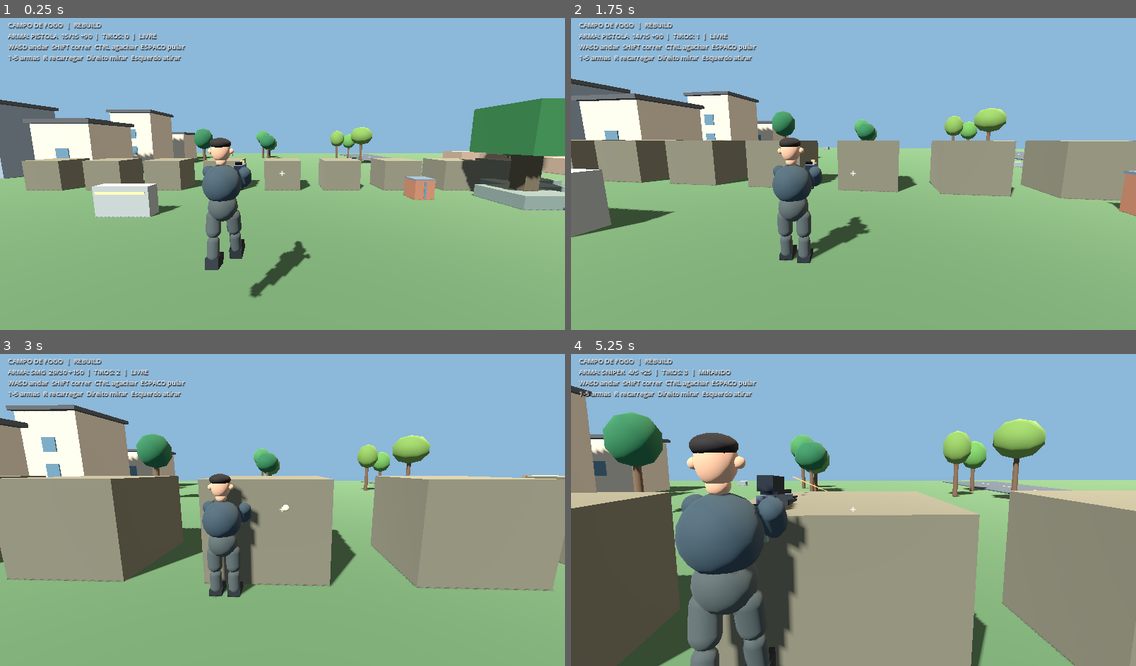
Above: before the commit, frames 1-4 (two rows, left to right).
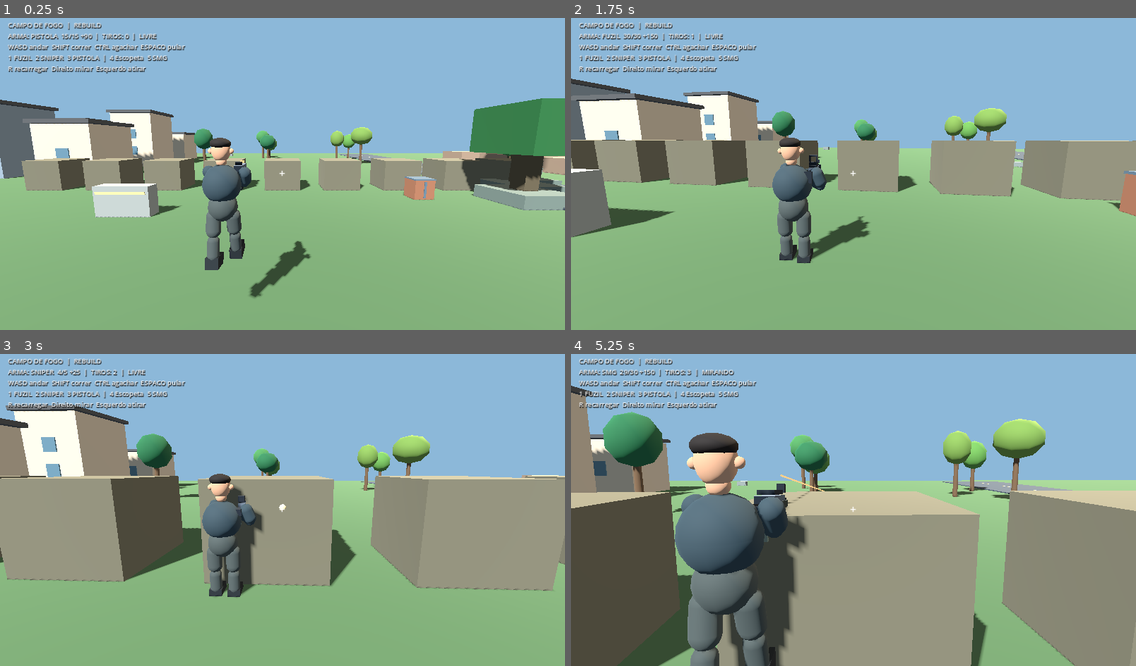
Above: after the commit, the same moments.

Repository: jaime66fla-crypto/gameteste
Game: Godot game, scene res://scenes/main.tscn
The game is run twice, just before and just after one commit, with the same random seed, the same clock (stepped at 60 frames per second) and the same inputs.
Inputs (mouse positions are in pixels of both pictures, inside the frame that each line leads up to):
- Up to frame 1 (0.25 s): no input
- Up to frame 2 (1.75 s): tap Enter at 0.5 s; move the mouse to (881, 170) at 0.52 s; hold Right mouse button (aim) 0.53-1.28 s; hold W (move_forward) from 0.53 s (still down); click (881, 170) at 0.67 s; tap Space (jump) at 0.77, 1.52 s; tap Ctrl (crouch) at 0.8, 1.35 s; move the mouse to (825, 174) at 1.27 s; tap 1 at 1.55 s
- Up to frame 3 (3 s): keep holding W (move_forward); move the mouse to (293, 500) at 2.02 s; tap 1 at 2.1 s; tap 2 at 2.3, 2.85 s; move the mouse to (276, 513) at 2.77 s; click (276, 513) at 2.92 s
- Up to frame 4 (5.25 s): keep holding W (move_forward); tap Space (jump) at 3.02, 3.77, 4.52 s; tap 3 at 3.05, 3.6 s; move the mouse to (893, 510) at 3.52 s; tap 4 at 3.8, 4.35 s; tap R (reload) at 4.15 s; move the mouse to (808, 503) at 4.27 s; tap 5 at 4.55, 5.1 s; move the mouse to (859, 506) at 5.02 s; hold Right mouse button (aim) from 5.03 s (still down); click (859, 506) at 5.17 s

The runs differ from the first frame. In frame 1, 0.7% of the frame differs, in the area x 1-33%, y 11-18%; in frame 2, 1.4%; in frame 3, 1.3%; in frame 4, 1.5%, in the area x 1-46%, y 4-51%.

Commit message:
feat(godot): map rifle sniper pistol to 1-3 and refine tactical rifle

Diff:
--- a/godot/scripts/avatar/avatar_controller.gd
+++ b/godot/scripts/avatar/avatar_controller.gd
@@ -11,6 +11,9 @@
 var head: Node3D
 var locomotion_time := 0.0
 var smoothed_move := 0.0
+var long_weapon := false
+var right_grip := Vector3(0, -0.15, -0.08)
+var left_grip := Vector3(-0.065, -0.14, -0.09)
 
 func _ready() -> void:
     _assemble()
@@ -97,6 +100,21 @@
     weapon_mount.position = Vector3(0.18, 1.44, -0.42)
     add_child(weapon_mount)
 
+func configure_weapon(weapon_id: String, model_scale: float = 1.0) -> void:
+    long_weapon = weapon_id in ["rifle", "sniper"]
+    if long_weapon:
+        weapon_mount.position.x = 0.28
+        weapon_mount.position.z = -0.16
+        left_arm.position = Vector3(-0.24, 0.45, -0.20)
+        right_grip = Vector3(0, -0.18, -0.21) * model_scale
+        left_grip = (Vector3(-0.05, -0.035, -0.6355) if weapon_id == "sniper" else Vector3(-0.05, -0.14, -0.68)) * model_scale
+    else:
+        weapon_mount.position.x = 0.18
+        weapon_mount.position.z = -0.42
+        left_arm.position = Vector3(-0.31, 0.45, -0.10)
+        right_grip = Vector3(0, -0.15, -0.08)
+        left_grip = Vector3(-0.065, -0.14, -0.09)
+
 func _build_leg(part_name: String, x: float, pants: Material, boots: Material) -> Node3D:
     var pivot := Node3D.new()
     pivot.name = part_name
@@ -141,13 +159,13 @@
     torso.rotation.x = lerpf(torso.rotation.x, 0.08 if running else (0.045 if aiming else 0.0), blend)
     hips.position.y = lerpf(hips.position.y, 0.70 if crouched else 0.96, blend)
     head.rotation.x = lerpf(head.rotation.x, -0.06 if aiming else 0.0, blend)
-    var hold_height := 1.48 if aiming else 1.44
+    var hold_height := (1.54 if aiming else 1.50) if long_weapon else (1.48 if aiming else 1.44)
     weapon_mount.position.y = lerpf(weapon_mount.position.y, hold_height - (0.26 if crouched else 0.0), blend)
     weapon_mount.rotation.x = lerpf(weapon_mount.rotation.x, -0.08 if aiming else 0.0, blend)
     # Solve after torso, crouch and mount changes so the hands follow the gun.
     if not reloading:
-        _align_hand(right_arm, Vector3(0, -0.15, -0.08), 1.0, blend)
-        _align_hand(left_arm, Vector3(-0.065, -0.14, -0.09), -1.0, blend)
+        _align_hand(right_arm, right_grip, 1.0, blend)
+        _align_hand(left_arm, left_grip, -1.0, blend)
 
 func _align_hand(shoulder: Node3D, grip: Vector3, side: float, blend: float) -> void:
     var elbow := shoulder.get_node("Elbow") as Node3D
--- a/godot/scripts/main.gd
+++ b/godot/scripts/main.gd
@@ -114,4 +114,4 @@
 
 func _process(_delta: float) -> void:
     if player and hud:
-        hud.text = "CAMPO DE FOGO  |  REBUILD\n" + player.status_text() + "\nWASD andar  SHIFT correr  CTRL agachar  ESPACO pular\n1-5 armas  R recarregar  Direito mirar  Esquerdo atirar"
+        hud.text = "CAMPO DE FOGO  |  REBUILD\n" + player.status_text() + "\nWASD andar  SHIFT correr  CTRL agachar  ESPACO pular\n1 FUZIL  2 SNIPER  3 PISTOLA  |  4 Escopeta  5 SMG\nR recarregar  Direito mirar  Esquerdo atirar"
--- a/godot/scripts/player.gd
+++ b/godot/scripts/player.gd
@@ -90,6 +90,7 @@
         gun.position = Vector3.ZERO
         gun.rotation = Vector3.ZERO
         gun_uses_model_mount = true
+    humanoid_avatar.configure_weapon(current_weapon, weapon_model.scale.x)
 
 func _material(c: Color) -> StandardMaterial3D:
     var m := StandardMaterial3D.new()
@@ -224,7 +225,7 @@
 
 func _unhandled_input(event: InputEvent) -> void:
     if event is InputEventKey and event.pressed and not event.echo:
-        var key_slots := {KEY_1: "pistol", KEY_2: "smg", KEY_3: "rifle", KEY_4: "shotgun", KEY_5: "sniper"}
+        var key_slots := {KEY_1: "rifle", KEY_2: "sniper", KEY_3: "pistol", KEY_4: "shotgun", KEY_5: "smg"}
         if key_slots.has(event.physical_keycode):
             _equip_weapon(key_slots[event.physical_keycode])
     if event is InputEventKey and event.pressed and event.keycode == KEY_ESCAPE:
@@ -418,9 +419,12 @@
     fire_delay = 0.12
     gun_kick = 0.0
     _rebuild_weapon_model()
+    if humanoid_avatar != null:
+        humanoid_avatar.configure_weapon(current_weapon, weapon_model.scale.x)
 
 func _rebuild_weapon_model() -> void:
     equipped_external_model = false
+    weapon_model.scale = Vector3.ONE
     for child in weapon_model.get_children():
         weapon_model.remove_child(child)
         child.queue_free()
@@ -447,6 +451,8 @@
         gun_flash.position.z = -0.58 if current_weapon == "pistol" else -length_override * 0.99
         muzzle_flare.position.z = gun_flash.position.z - 0.035
         return
+    if current_weapon in ["rifle", "sniper"]:
+        weapon_model.scale = Vector3.ONE * 0.7
     var dark := Color("#22272d")
     var steel := Color("#59616a")
     var wood := Color("#765b43")
@@ -488,11 +494,19 @@
         else:
             _part(weapon_model, "FrontSight", Vector3(0, 0.18, -length * 0.91), Vector3(0.085, 0.10, 0.065), dark)
             if current_weapon == "rifle":
-                _part(weapon_model, "Optic", Vector3(0, 0.25, -0.34), Vector3(0.15, 0.16, 0.19), dark)
-                _part(weapon_model, "OpticLens", Vector3(0, 0.25, -0.44), Vector3(0.105, 0.10, 0.015), Color("#3c6673"))
+                # M4-style silhouette from the supplied reference: rail, holo and foregrip.
+                _part(weapon_model, "BufferTube", Vector3(0, 0.015, 0.12), Vector3(0.08, 0.08, 0.38), dark)
+                _part(weapon_model, "StockPad", Vector3(0, -0.045, 0.35), Vector3(0.17, 0.28, 0.055), dark)
+                _part(weapon_model, "Foregrip", Vector3(0, -0.21, -0.68), Vector3(0.11, 0.28, 0.13), polymer)
+                _part(weapon_model, "HoloBase", Vector3(0, 0.205, -0.34), Vector3(0.20, 0.07, 0.23), dark)
+                _part(weapon_model, "HoloLeft", Vector3(-0.085, 0.315, -0.34), Vector3(0.035, 0.19, 0.07), dark)
+                _part(weapon_model, "HoloRight", Vector3(0.085, 0.315, -0.34), Vector3(0.035, 0.19, 0.07), dark)
+                _part(weapon_model, "HoloTop", Vector3(0, 0.405, -0.34), Vector3(0.20, 0.035, 0.07), dark)
+                for rib in range(7):
+                    _part(weapon_model, "RailRib", Vector3(0, 0.015, -0.55 - rib * 0.045), Vector3(0.245, 0.20, 0.018), dark)
     var muzzle_z := -0.58 if current_weapon == "pistol" else -length * 0.99
-    gun_flash.position.z = muzzle_z
-    muzzle_flare.position.z = muzzle_z - 0.035
+    gun_flash.position.z = muzzle_z * weapon_model.scale.z
+    muzzle_flare.position.z = gun_flash.position.z - 0.035
 
 func _reload() -> void:
     if reloading:
--- a/godot/scripts/weapon_data.gd
+++ b/godot/scripts/weapon_data.gd
@@ -1,6 +1,6 @@
 extends RefCounted
-## Weapon balance table. IDs map to keyboard slots 1-4.
-const ORDER := ["pistol", "smg", "rifle", "shotgun", "sniper"]
+## Weapon balance table. IDs follow keyboard slots 1-5.
+const ORDER := ["rifle", "sniper", "pistol", "shotgun", "smg"]
 const DATA := {
     "pistol": {"name": "PISTOLA", "mag": 15, "interval": 0.22, "reload": 1.3, "damage": 22.0, "range": 110.0, "spread": 0.012, "pellets": 1, "kick": 0.10},
     "smg": {"name": "SMG", "mag": 30, "interval": 0.085, "reload": 1.9, "damage": 12.0, "range": 85.0, "spread": 0.029, "pellets": 1, "kick": 0.055},
--- /dev/null
+++ b/godot/tests/weapon_slots.gd
@@ -0,0 +1,60 @@
+extends SceneTree
+
+var failures: Array[String] = []
+
+func _initialize() -> void:
+    call_deferred("_run")
+
+func _check(condition: bool, message: String) -> void:
+    if not condition:
+        failures.append(message)
+
+func _select(player: Node, key: Key) -> void:
+    var event := InputEventKey.new()
+    event.physical_keycode = key
+    event.pressed = true
+    player.call("_unhandled_input", event)
+
+func _check_grips(player: Node, support: Vector3, trigger: Vector3 = Vector3(0, -0.18, -0.21)) -> void:
+    var avatar = player.get("humanoid_avatar")
+    for crouched in [false, true]:
+        for aiming in [false, true]:
+            for moving in [0.0, 1.0]:
+                for frame in range(180):
+                    avatar.animate(1.0 / 60.0, moving, false, crouched, aiming, false, false)
+                var model: Node3D = player.get("weapon_model")
+                for side in ["Right", "Left"]:
+                    var hand: Node3D = avatar.get_node("Hips/Torso/" + side + "Arm/Elbow/Hand")
+                    var grip := trigger if side == "Right" else support
+                    _check(hand.global_position.distance_to(model.to_global(grip)) < 0.025, "%s hand follows equipped weapon grip" % side)
+
+func _run() -> void:
+    var scene = load("res://scenes/main.tscn").instantiate()
+    root.add_child(scene)
+    current_scene = scene
+    var player: Node = scene.get_node("Jaime")
+    player.set_physics_process(false)
+    _select(player, KEY_1)
+    _check(player.get("current_weapon") == "rifle", "1 equips rifle")
+    _check(player.get("ammo") == 30, "Rifle magazine starts at 30")
+    _check_grips(player, Vector3(-0.05, -0.14, -0.68))
+    player.call("_shoot")
+    _select(player, KEY_2)
+    _check(player.get("current_weapon") == "sniper", "2 equips sniper")
+    _check(player.get("ammo") == 5, "Sniper magazine starts at 5")
+    _check_grips(player, Vector3(-0.05, -0.035, -0.6355))
+    player.call("_shoot")
+    _select(player, KEY_3)
+    _check(player.get("current_weapon") == "pistol", "3 equips pistol")
+    _check(player.get("ammo") == 15, "Pistol magazine stays independent")
+    _check_grips(player, Vector3(-0.065, -0.14, -0.09), Vector3(0, -0.15, -0.08))
+    _select(player, KEY_1)
+    _check(player.get("ammo") == 29, "Switching back preserves rifle ammo")
+    _select(player, KEY_2)
+    _check(player.get("ammo") == 4, "Switching back preserves sniper ammo")
+    scene.queue_free()
+    await process_frame
+    for failure in failures:
+        printerr(failure)
+    print("WEAPON SLOTS: ", "PASS" if failures.is_empty() else "FAIL")
+    quit(0 if failures.is_empty() else 1)
